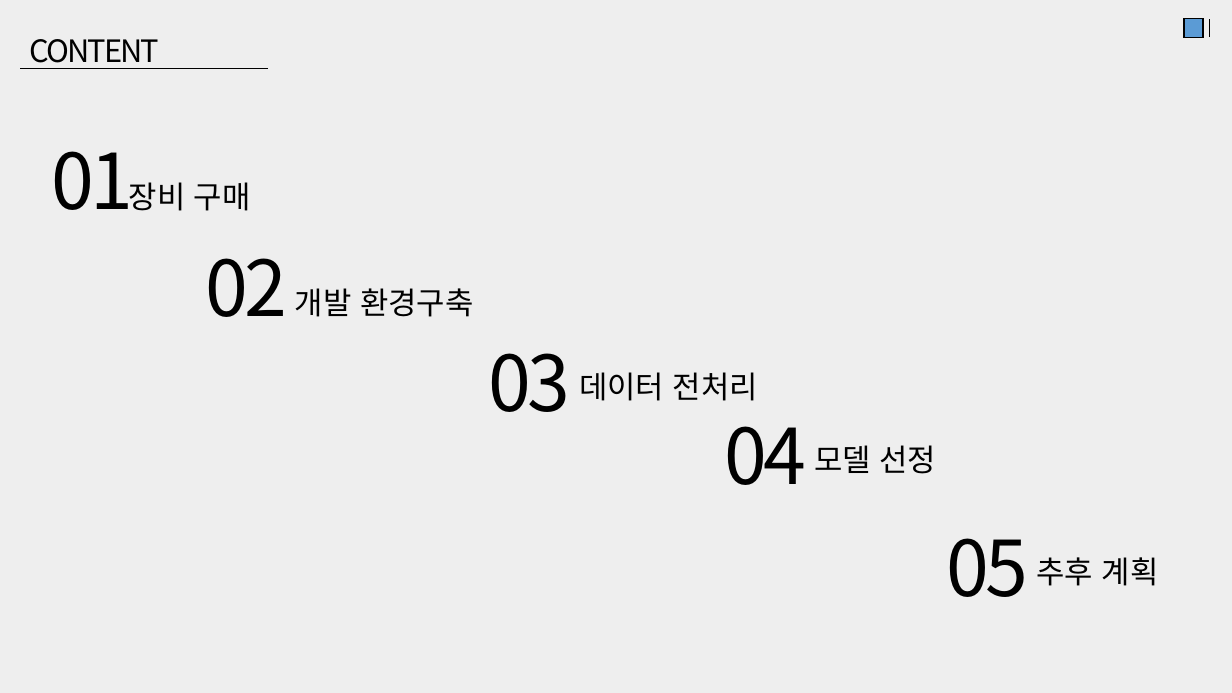
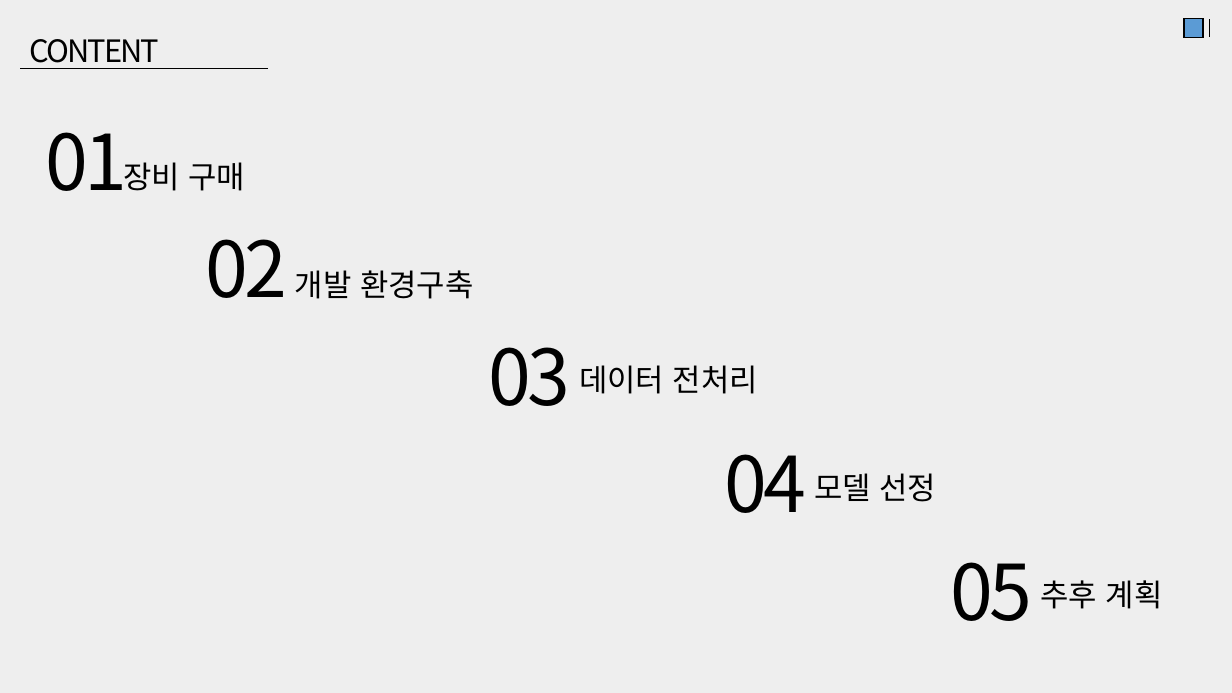
Before and after one commit to JaeHyung-Jung/UNDERDOG, a slide deck: slide 2 of 7주차/중간결과 발표자료.pptx. Drawn at 1232x693 pixels with LibreOffice and Linux fonts; fonts in the diff are those of the drawing. Boxes give left, top, right and bottom in pixels: in the first picture for what was removed or moved away, otherwise in the second. Text is boxed around its words. In the diff, an @@ line names an element or a change of style, - is before the commit and + after.

Commit message:
7주차 중간결과 발표자료 목차 수정

```diff
--- a/7주차/중간결과 발표자료.pptx
+++ b/7주차/중간결과 발표자료.pptx
@@ text "01": place and size @@
-text "01" at <box>51,151,133,210</box>
+text "01" at <box>46,132,128,191</box>
@@ text "장비 구매": place and size @@
-text "장비 구매" at <box>129,182,251,211</box>
+text "장비 구매" at <box>123,162,246,191</box>
@@ text "02": place and size @@
-text "02" at <box>206,258,288,317</box>
+text "02" at <box>206,239,288,298</box>
@@ text "개발 환경구축": place and size @@
-text "개발 환경구축" at <box>295,288,473,317</box>
+text "개발 환경구축" at <box>295,270,473,299</box>
@@ text "03": place and size @@
-text "03" at <box>489,353,571,412</box>
+text "03" at <box>489,347,571,406</box>
@@ text "데이터 전처리": place and size @@
-text "데이터 전처리" at <box>579,372,758,401</box>
+text "데이터 전처리" at <box>579,365,758,394</box>
@@ text "04": place and size @@
-text "04" at <box>724,426,806,485</box>
+text "04" at <box>724,454,806,513</box>
@@ text "모델 선정": place and size @@
-text "모델 선정" at <box>814,445,937,474</box>
+text "모델 선정" at <box>814,473,937,502</box>
@@ text "05": place and size @@
-text "05" at <box>946,538,1028,597</box>
+text "05" at <box>951,562,1033,621</box>
@@ text "추후 계획": place and size @@
-text "추후 계획" at <box>1036,557,1159,586</box>
+text "추후 계획" at <box>1041,580,1163,609</box>
```
